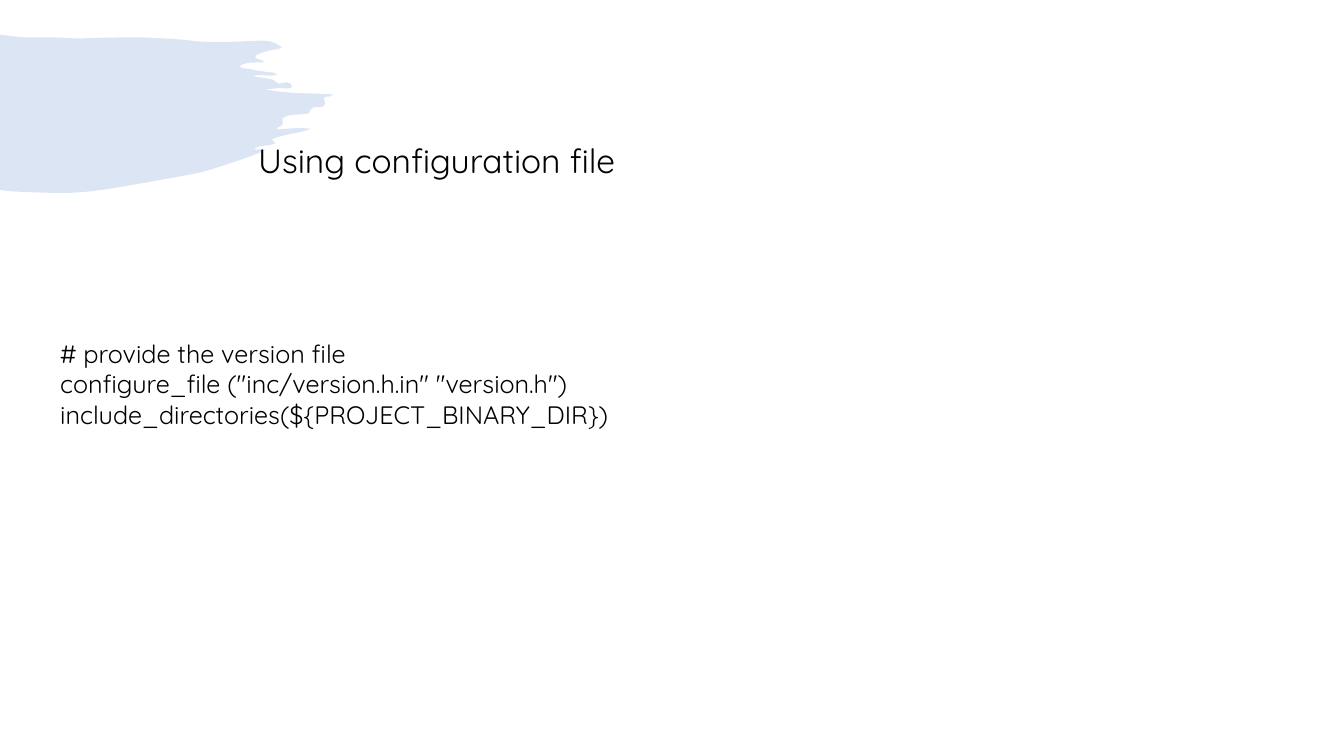
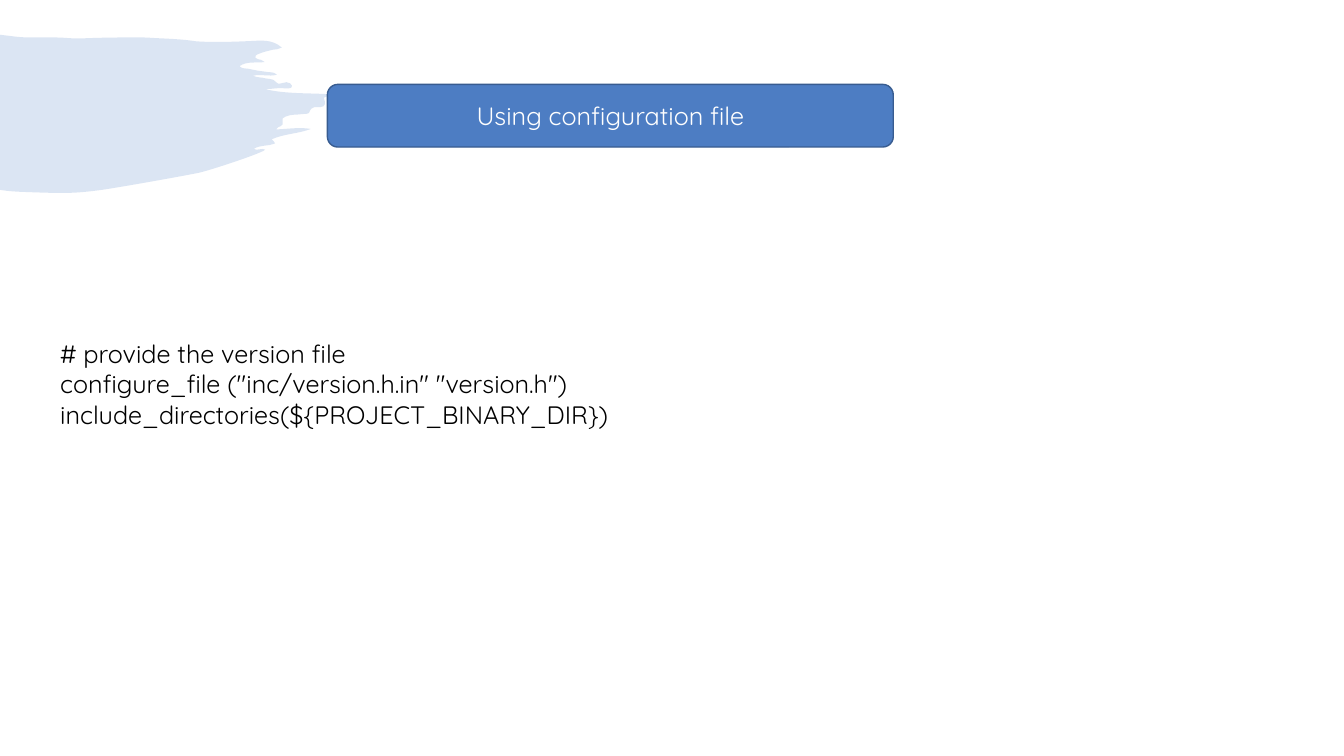
Before and after one commit to girishlande/cmake, a slide deck: slide 19 of learnings.pptx. Drawn at 1344x756 pixels with LibreOffice and Linux fonts; fonts in the diff are those of the drawing. Boxes give left, top, right and bottom in pixels: in the first picture for what was removed or moved away, otherwise in the second. Text is boxed around its words. In the diff, an @@ line names an element or a change of style, - is before the commit and + after.

```diff
--- a/learnings.pptx
+++ b/learnings.pptx
@@ rounded rectangle "Using configuration file": place and size @@
-rounded rectangle "Using configuration file" at box(258, 148, 615, 180)
+rounded rectangle "Using configuration file" at box(328, 85, 893, 147)
@@ rounded rectangle "Using configuration file" at box(328, 85, 893, 147): size 24 to 18 pt, text colour #000000 to #FFFFFF; alignment left to centre; vertical alignment top to middle; fill none to #4D7DC3; outline none to #395C90 1 pt @@
```
Also in this commit, not shown: 18 other slides changed, 2 other files.
